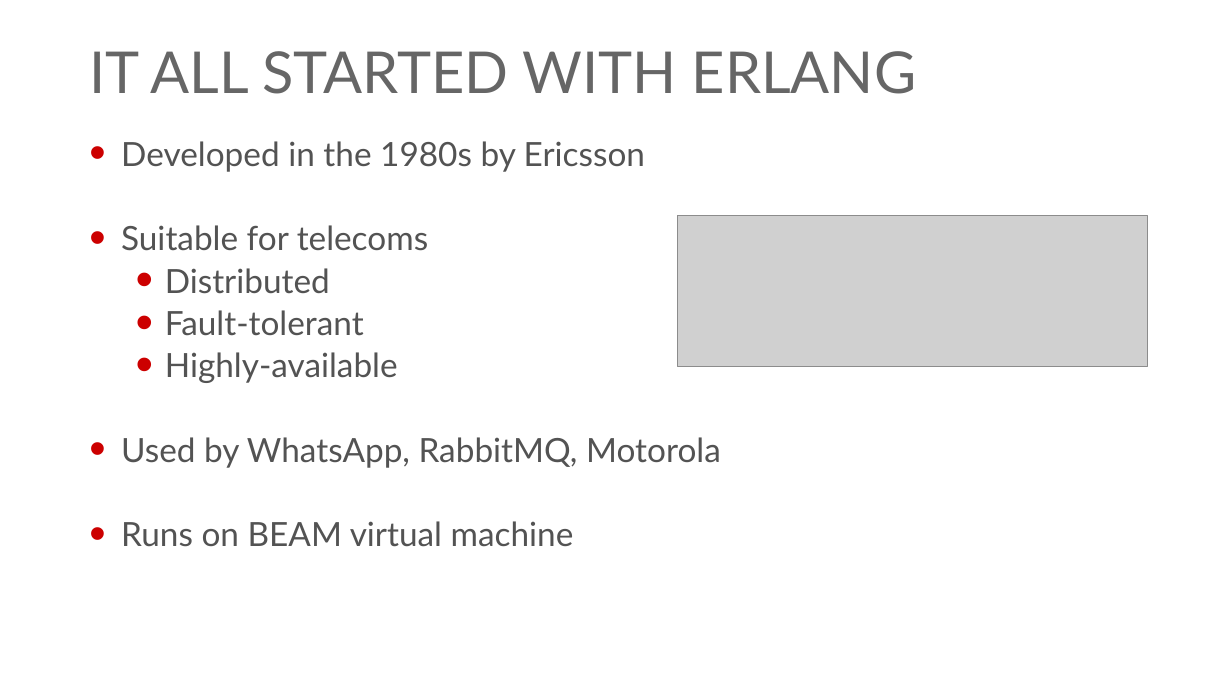
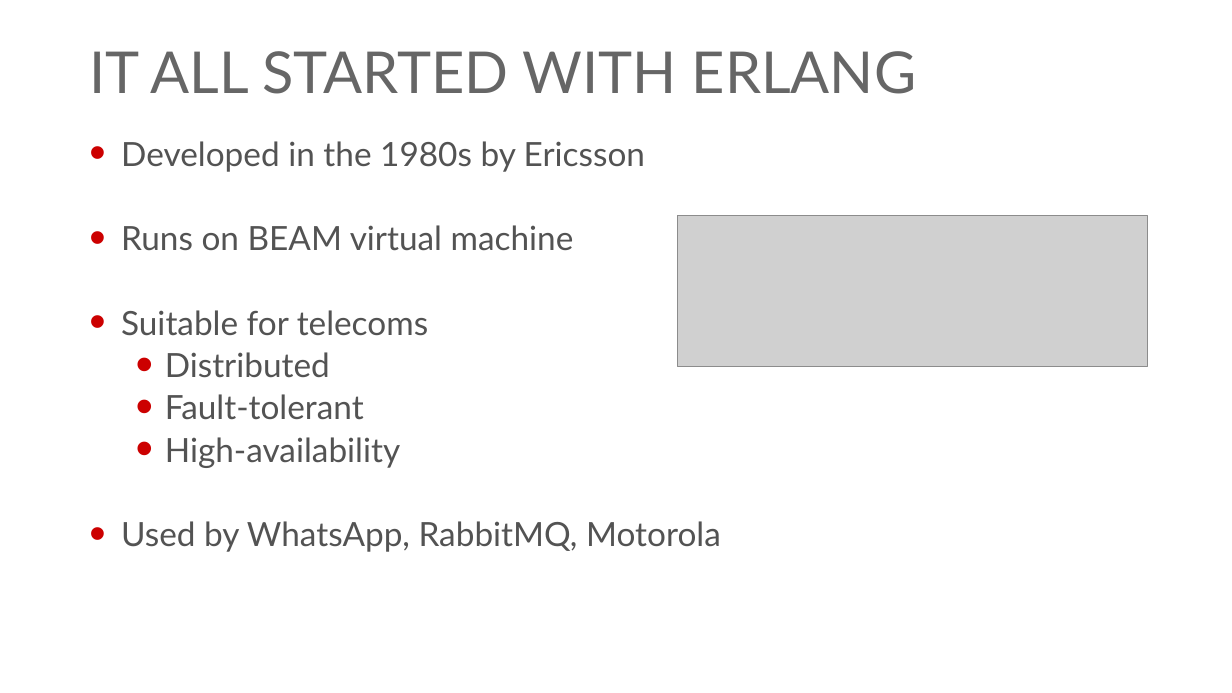
Before and after one commit to georgiyolovski/elixir-tech-talk, a slide deck: slide 3 of Elixir Tech Talk.pptx. Drawn at 1232x693 pixels with LibreOffice and Linux fonts; fonts in the diff are those of the drawing; grey boxes stand for pictures; background and template pictures are left out. Boxes give left, top, right and bottom in pixels: in the first picture for what was removed or moved away, otherwise in the second. Text is boxed around its words. In the diff, an @@ line names an element or a change of style, - is before the commit and + after.

```diff
--- a/Elixir Tech Talk.pptx
+++ b/Elixir Tech Talk.pptx
@@ text at [121, 225, 574, 251]: paragraph added @@
+• Runs on BEAM virtual machine
@@ text at [165, 437, 400, 468]: text changed @@
-  • Highly-available
+  • High-availability
@@ text at [121, 521, 574, 547]: paragraph removed @@
-• Runs on BEAM virtual machine
```
Also in this commit, not shown: 1 slide added.
